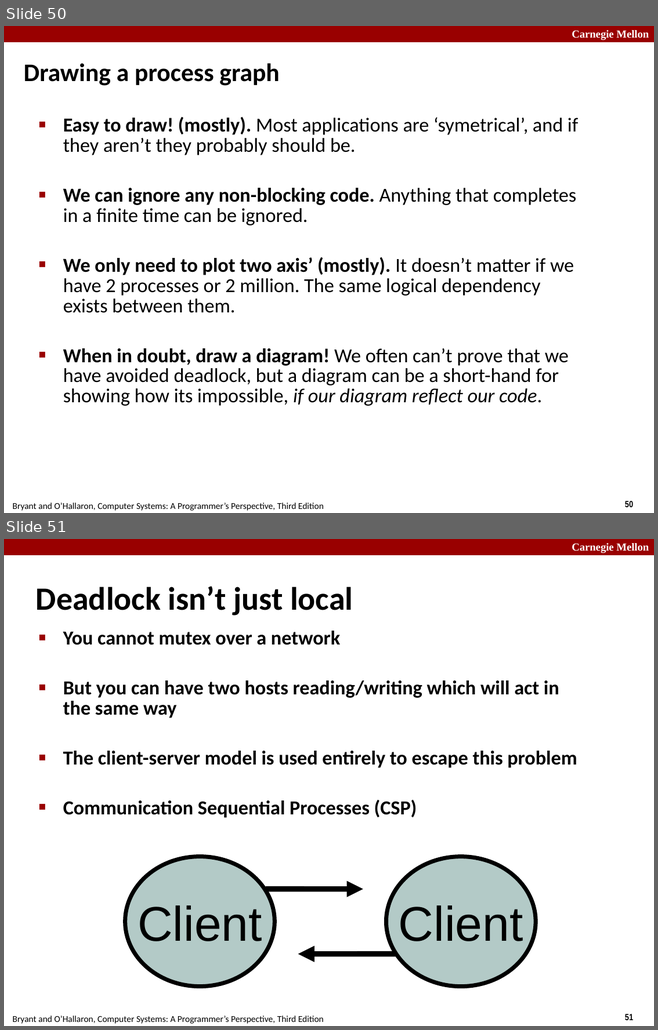
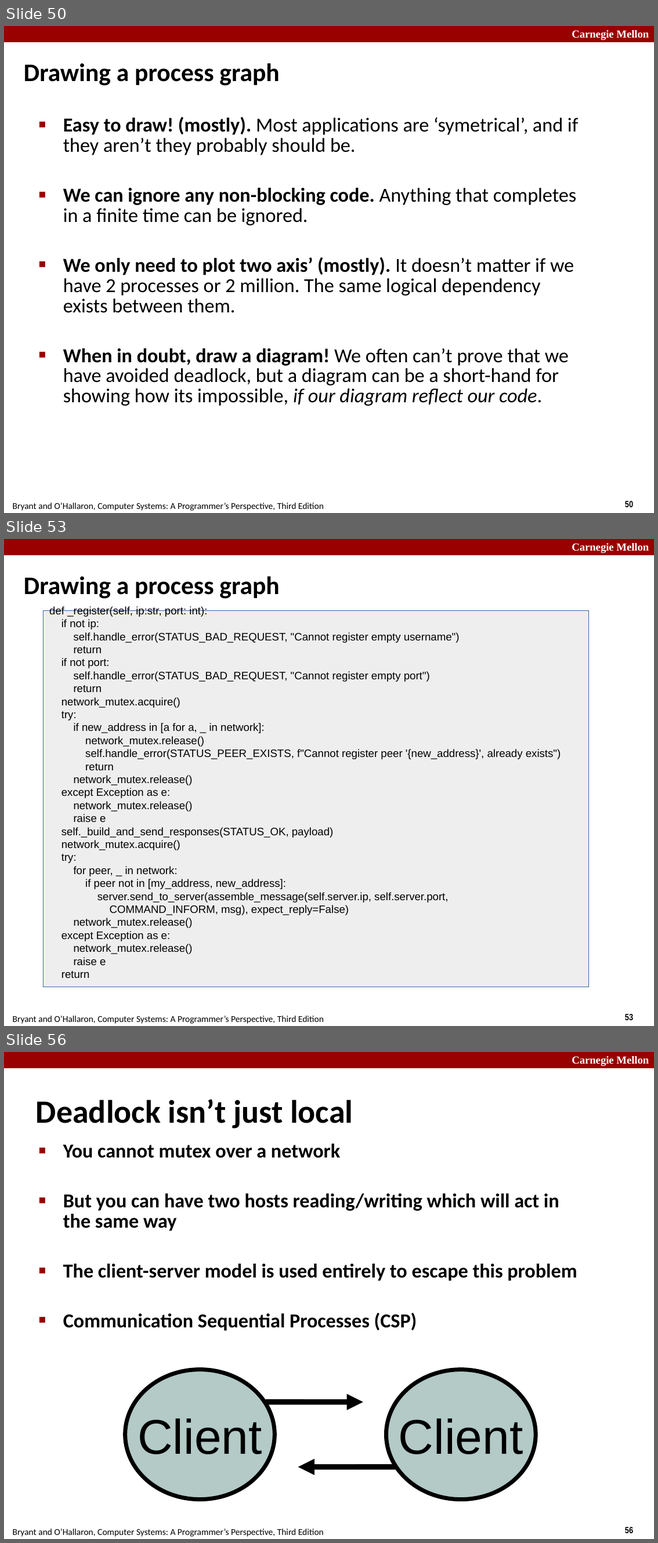
Before and after one commit to diku-compSys/compSys-e2023-pub, a slide deck: lectures/23-11-20_server_performance/performance.odp. Shown one above the other, each under a label of ours: slides 50 and 51 before the commit, slides 50, 53 and 56 after it; the slides between them are not shown. The pictures are 658x1030 and 658x1543 pixels, drawn with LibreOffice and Linux fonts; fonts in the diff are those of the drawing. Boxes give left, top, right and bottom in pixels: in the first picture for what was removed or moved away, otherwise in the second. Text is boxed around its words. In the diff, an @@ line names an element or a change of style, - is before the commit and + after.

Commit message:
corrected mistake on progress graph slide

```diff
--- a/lectures/23-11-20_server_performance/performance.odp
+++ b/lectures/23-11-20_server_performance/performance.odp
@@ slide 53 added at <box>4,539,654,1026</box>, background #FFFFFF; not listed: 4 template elements that a slide beside it also shows @@
@@ title added at <box>24,576,279,599</box>, 28 pt, text #000000, bold @@
+Drawing a process graph
@@ rectangle added at <box>43,610,589,987</box>, fill #EEEEEE, outline #3465A4 0 pt, 12 pt, text #000000 @@
+def _register(self, ip:str, port: int):
+if not ip:
+self.handle_error(STATUS_BAD_REQUEST, "Cannot register empty username")
+return
+if not port:
+self.handle_error(STATUS_BAD_REQUEST, "Cannot register empty port")
+return
+network_mutex.acquire()
+try:
+if new_address in [a for a, _ in network]:
+network_mutex.release()
+self.handle_error(STATUS_PEER_EXISTS, f"Cannot register peer '{new_address}', already exists")
+return
+network_mutex.release()
+except Exception as e:
+network_mutex.release()
+raise e
+self._build_and_send_responses(STATUS_OK, payload)
+network_mutex.acquire()
+try:
+for peer, _ in network:
+if peer not in [my_address, new_address]:
+server.send_to_server(assemble_message(self.server.ip, self.server.port,
+COMMAND_INFORM, msg), expect_reply=False)
+network_mutex.release()
+except Exception as e:
+network_mutex.release()
+raise e
+return
@@ what was slide 51 is now slide 56 @@
@@ page number at <box>625,1527,633,1533</box>: text changed @@
-51
+56
```
Also in this commit, not shown: 3 slides changed, 5 other slides added, 1 slide removed, 1 other file.
